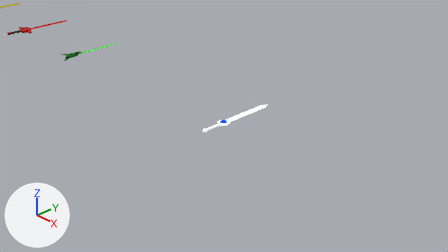
Two versions of the Blender file AdventureTimeSword/GoldenSword/goldensword.blend, one commit apart.
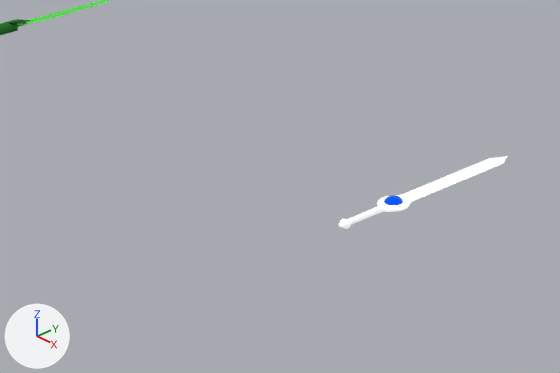
There are two pictures of each version: one from the file's camera 'Camera', one close up on the part from 16% to 64% of the width and 17% to 75% of the height. Lighting does not change. The marker at lower left points along +X, +Y and +Z. The last two pictures show the newer version.

The scene before the commit, as lines of its bpy script (objects in view):
```python
me_cylinder_009 = bpy.data.meshes.new('Cylinder.009')
me_cylinder_009.from_pydata(...)  # 401 vertices, 382 faces; spans x -0.12..0.12, y -0.51..1.17, z -0.03..0.03
me_cylinder_009.materials.append(mat_finnsword_blade)  # white #e7e7e7, glowing white #ffffff
me_sphere = bpy.data.meshes.new('Sphere')
me_sphere.from_pydata(...)  # 344 vertices, 358 faces; spans x -0.0689..0.0689, y -0.07..0.07, z -0.0538..0.0538
me_sphere.polygons.foreach_set('use_smooth', [True] * 358)
me_sphere.materials.append(mat_finnsword_handle)  # blue #1400ff, glowing blue #007dff
ob_cylinder_002 = bpy.data.objects.new('Cylinder.002', me_cylinder_009)
ob_cylinder_002.parent = ob_finnsword
ob_cylinder_002.location = (0.0, 0.0, 0.0)
ob_finnsword = bpy.data.objects.new('FinnSword', me_sphere)
ob_finnsword.location = (0.0, 0.0, 0.0)
```
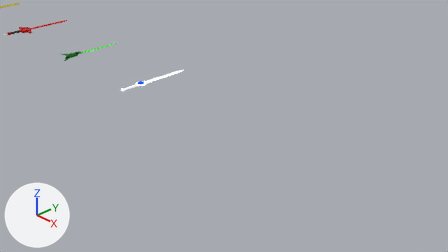
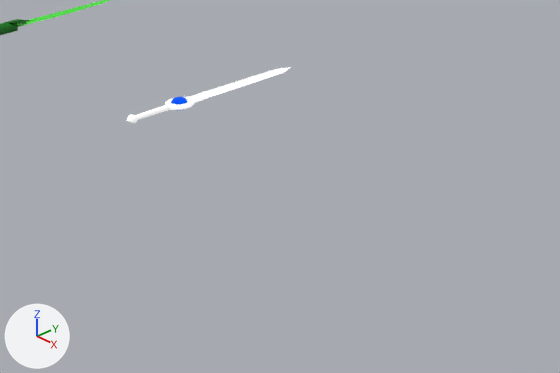
Commit message: fix finn sword

Boxes [x1, y1, x2, y2] around the edits, measured in the close-ups (560 x 373 px):
'Cylinder.002', moved: before [339, 156, 508, 229]; after [126, 67, 291, 123]
'FinnSword', moved: before [384, 195, 403, 205]; after [171, 96, 188, 110]

What the commit changed:
Object 'FinnSword' (ob_finnsword) moves from (0.0, 0.0, 0.0) to (-2.5, 0.0, 0.0).
